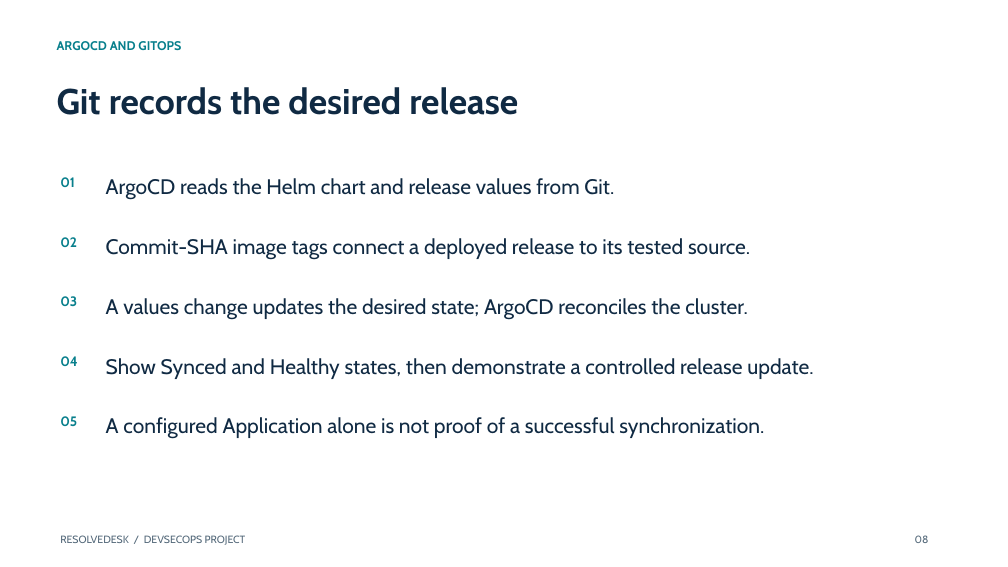
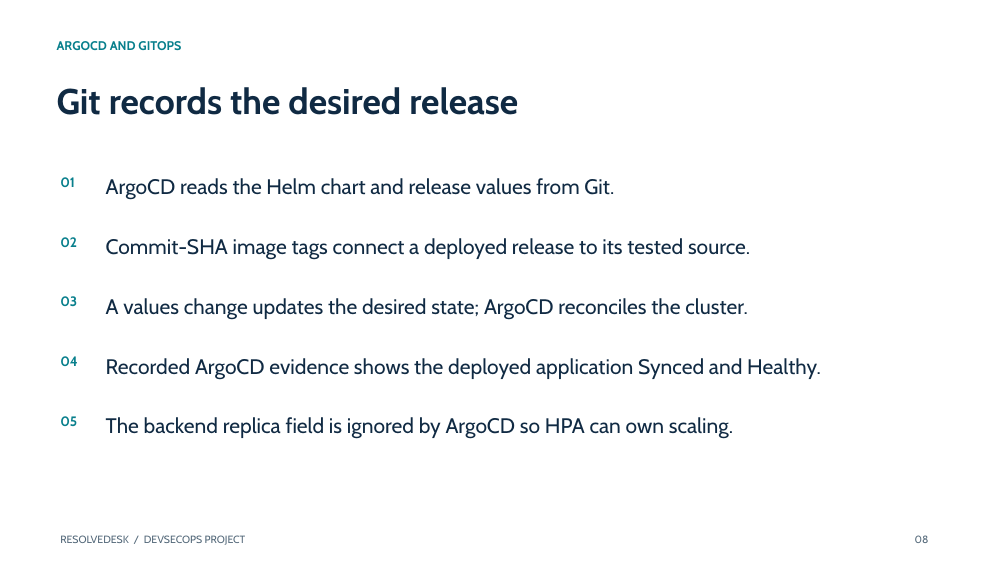
Before and after one commit to dibyo10/resolvedesk-devsecops, a slide deck: slide 8 of demo/presentation.pptx. Drawn at 1008x567 pixels with LibreOffice and Linux fonts; fonts in the diff are those of the drawing. Boxes give left, top, right and bottom in pixels: in the first picture for what was removed or moved away, otherwise in the second. Text is boxed around its words. In the diff, an @@ line names an element or a change of style, - is before the commit and + after.

```diff
--- a/demo/presentation.pptx
+++ b/demo/presentation.pptx
@@ text at <box>106,358,821,380</box>: text changed @@
-Show Synced and Healthy states, then demonstrate a controlled release update.
+Recorded ArgoCD evidence shows the deployed application Synced and Healthy.
@@ text at <box>106,417,733,439</box>: text changed @@
-A configured Application alone is not proof of a successful synchronization.
+The backend replica field is ignored by ArgoCD so HPA can own scaling.
```
Also in this commit, not shown: 4 other slides changed, 7 other files.
